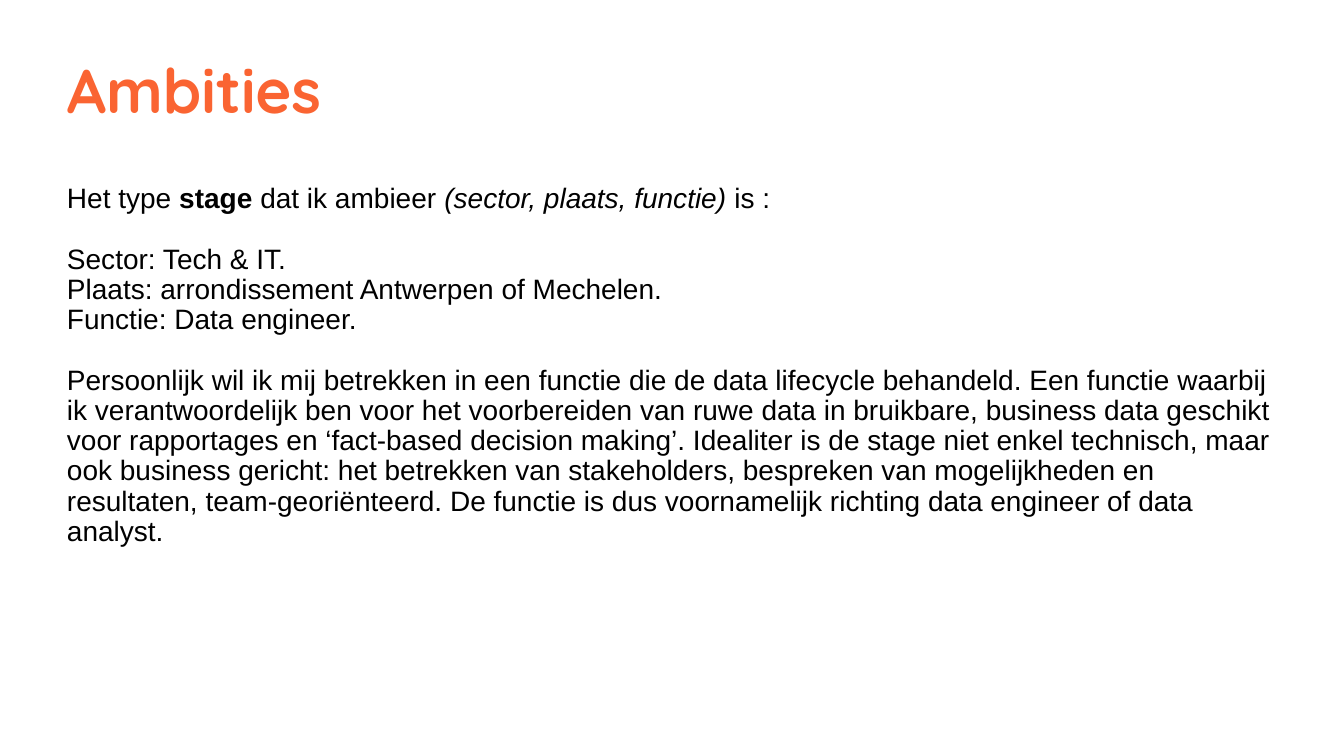
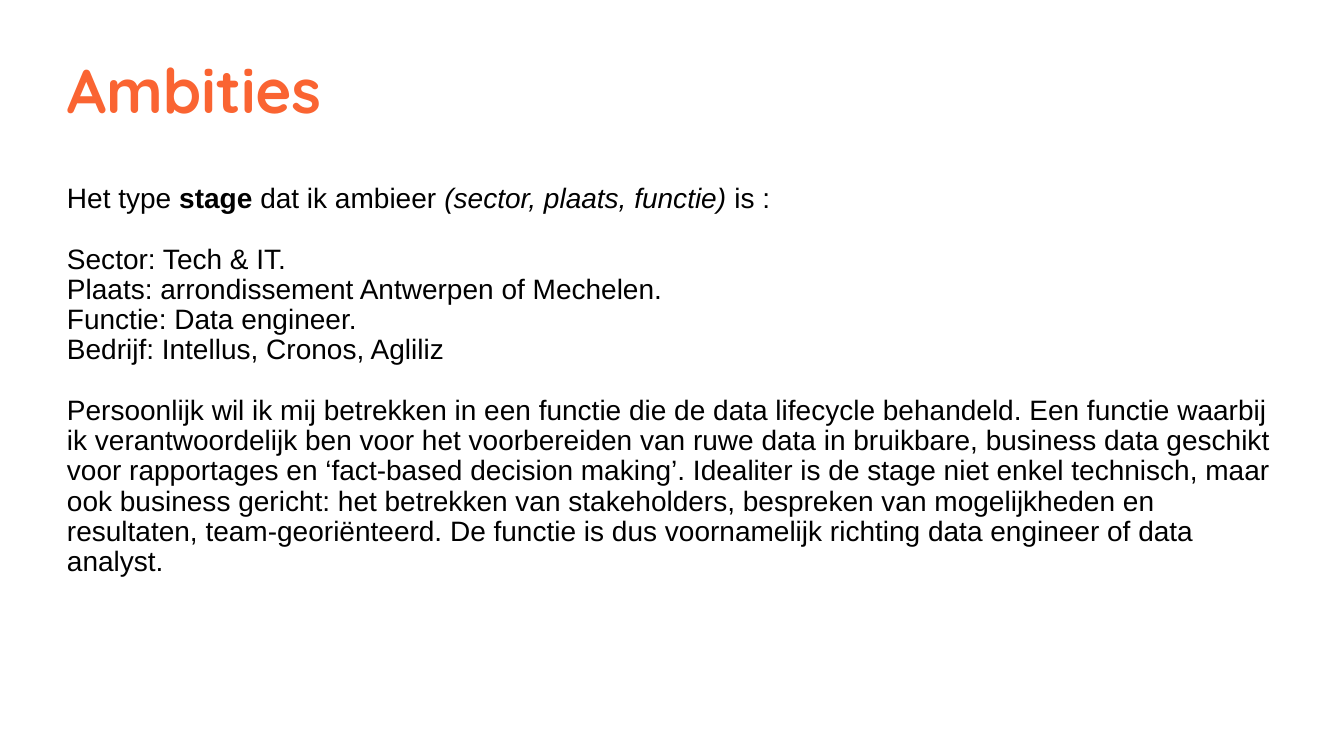
Before and after one commit to Jamey848/Materiaal_vakken_jaar3_semester1, a slide deck: slide 3 of MORE professional/L1. Introductie/MORE professional POP.pptx. Drawn at 1344x756 pixels with LibreOffice and Linux fonts; fonts in the diff are those of the drawing. Boxes give left, top, right and bottom in pixels: in the first picture for what was removed or moved away, otherwise in the second. Text is boxed around its words. In the diff, an @@ line names an element or a change of style, - is before the commit and + after.

```diff
--- a/MORE professional/L1. Introductie/MORE professional POP.pptx
+++ b/MORE professional/L1. Introductie/MORE professional POP.pptx
@@ text at (67, 248, 662, 365): text changed @@
-Sector: Tech & IT.
-Plaats: arrondissement Antwerpen of Mechelen.
-Functie: Data engineer.
+Sector: Tech & IT.
+Plaats: arrondissement Antwerpen of Mechelen.
+Functie: Data engineer.
+Bedrijf: Intellus, Cronos, Agliliz
```
Also in this commit, not shown: 1 other slide changed, 1 slide added, 51 other files.
